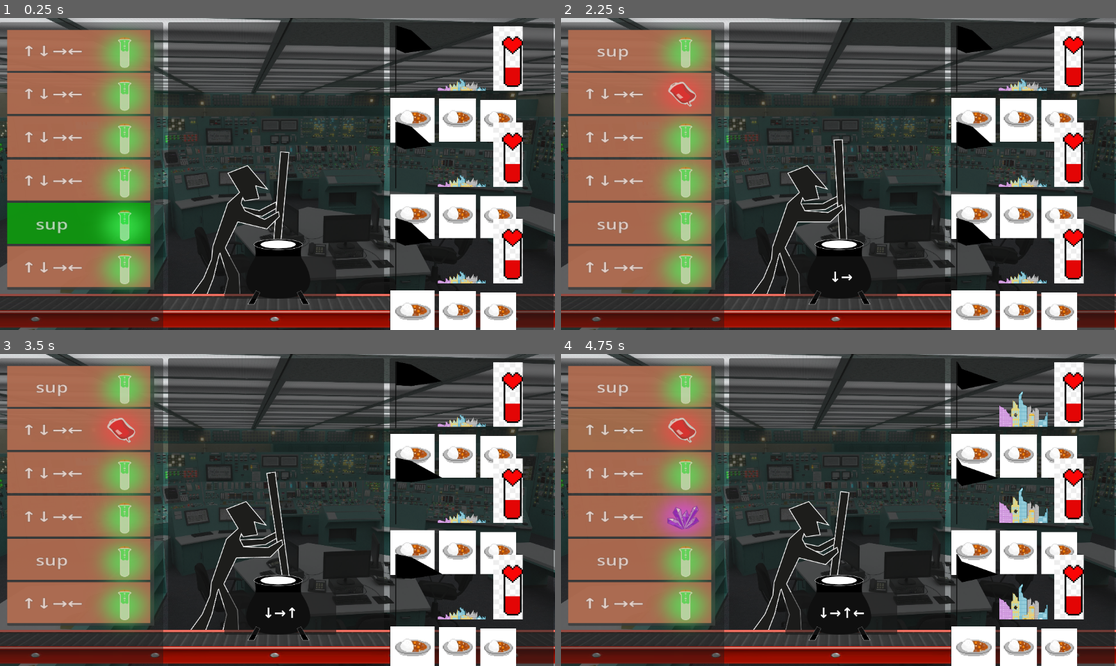
Above: before the commit, frames 1-4 (two rows, left to right).
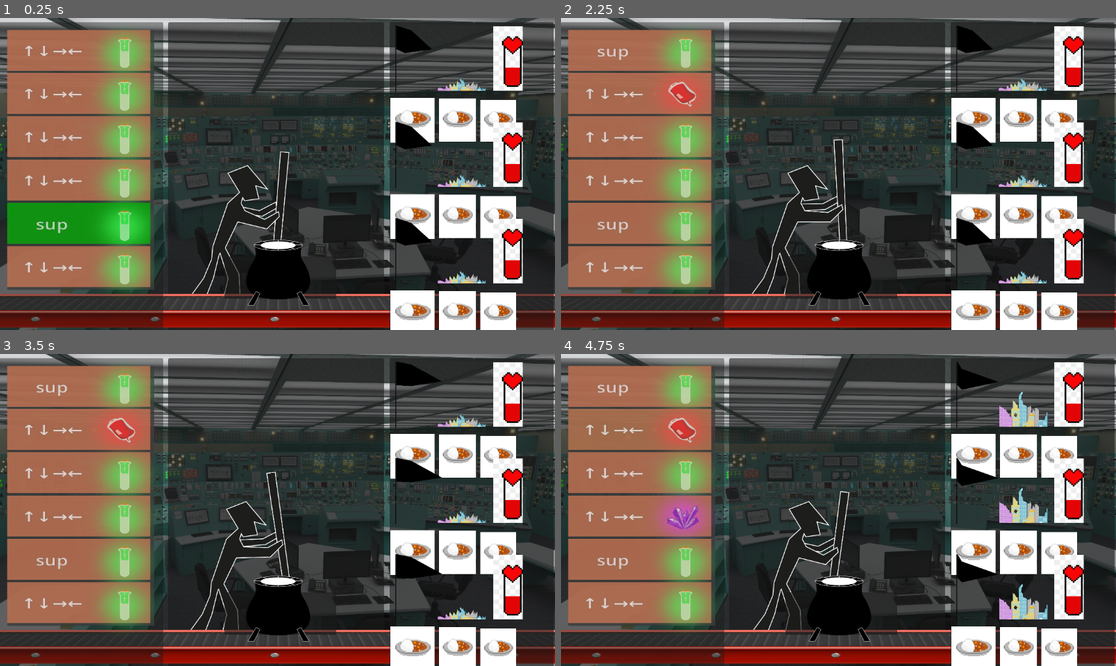
Above: after the commit, the same moments.

Repository: MelissaEPFL/OrbitalGameJam2025
Game: Godot game, scene res://main.tscn
Same seed, same stepped clock (60 frames per second), same inputs: the game is played once before the commit and once after it.
Inputs:
- Up to frame 1 (0.25 s): no input
- Up to frame 2 (2.25 s): tap Enter at 0.5, 0.6 s; hold D 0.53-1.28 s; hold S 1.28-2.03 s; tap 1 at 1.35 s; hold D from 2.03 s (still down); tap 2 at 2.1 s
- Up to frame 3 (3.5 s): release D at 2.78 s; hold W from 2.78 s (still down); tap 3 at 2.85 s
- Up to frame 4 (4.75 s): release W at 3.53 s; hold A from 3.53 s (still down); tap 4 at 3.6 s; tap 5 at 4.35 s

The runs differ from the first frame. In frame 1, 0.2% of the frame differs, in the area x 44-56%, y 70-93%; in frame 2, 0.3%; in frame 3, 0.3%; in frame 4, 0.3%.

Commit message:
show ingredients in the center

Diff:
--- a/Game/chaudron.tscn
+++ b/Game/chaudron.tscn
@@ -1,17 +1,32 @@
-[gd_scene load_steps=5 format=3 uid="uid://bcs8y5ylt07we"]
+[gd_scene load_steps=7 format=3 uid="uid://bcs8y5ylt07we"]
 
 [ext_resource type="Script" uid="uid://cau6b0cunnmr4" path="res://chaudron.gd" id="1_ugpeo"]
 [ext_resource type="Texture2D" uid="uid://mafoh57dq207" path="res://assets/Perso-Gome-Jum.png" id="2_g8bqg"]
 
 [sub_resource type="AtlasTexture" id="AtlasTexture_tirl1"]
 atlas = ExtResource("2_g8bqg")
-region = Rect2(0, 813, 557, 798)
+region = Rect2(0, 15, 557, 798)
 
 [sub_resource type="SpriteFrames" id="SpriteFrames_tirl1"]
 animations = [{
 "frames": [{
 "duration": 1.0,
 "texture": SubResource("AtlasTexture_tirl1")
+}],
+"loop": true,
+"name": &"default",
+"speed": 5.0
+}]
+
+[sub_resource type="AtlasTexture" id="AtlasTexture_g8bqg"]
+atlas = ExtResource("2_g8bqg")
+region = Rect2(557, 15, 557, 798)
+
+[sub_resource type="SpriteFrames" id="SpriteFrames_e00ng"]
+animations = [{
+"frames": [{
+"duration": 1.0,
+"texture": SubResource("AtlasTexture_g8bqg")
 }],
 "loop": true,
 "name": &"default",
@@ -28,7 +43,20 @@
 scale = Vector2(0.582298, 0.582298)
 sprite_frames = SubResource("SpriteFrames_tirl1")
 
+[node name="AnimatedSprite2D" type="AnimatedSprite2D" parent="Groupe_chaudrons"]
+z_index = -1
+position = Vector2(-425, 331)
+scale = Vector2(0.582298, 0.582298)
+sprite_frames = SubResource("SpriteFrames_e00ng")
+
 [node name="Chaudrons2" type="AnimatedSprite2D" parent="Groupe_chaudrons"]
+z_index = 1
 position = Vector2(233, 330.457)
 scale = Vector2(0.582298, 0.582298)
 sprite_frames = SubResource("SpriteFrames_tirl1")
+
+[node name="AnimatedSprite2D2" type="AnimatedSprite2D" parent="Groupe_chaudrons"]
+z_index = -1
+position = Vector2(234, 331)
+scale = Vector2(0.582298, 0.582298)
+sprite_frames = SubResource("SpriteFrames_e00ng")
--- /dev/null
+++ b/Game/grid_container.gd
@@ -0,0 +1,34 @@
+extends GridContainer
+
+var nbr_ingr:int = 4
+
+#children ingredients
+@onready var ingr1 = $Ingredient1
+@onready var ingr2 = $Ingredient2
+@onready var ingr3 = $Ingredient3
+@onready var ingr4 = $Ingredient4
+
+# Array to store the state of each ingredient
+var ingredient_states:Array = ["empty", "empty","empty","empty"]
+var ingredients:Array = [ingr1,ingr2,ingr3,ingr4]
+
+func _ready():
+	# Initialize empty ingredients
+	for i in range(nbr_ingr):
+		ingredients[i].play("empty")
+
+# Update a specific ingredient in the grid
+func update_ingredient(fleches:String, ingredient_index: int):
+
+	#find first empty slot
+	for i in range(nbr_ingr):
+		if ingredient_states[i] == "empty":
+			#update correct sprite
+			var new_sprite:String = "sprite_" + str(ingredient_index)
+			ingredients[i].play(new_sprite)
+			return
+
+func reset_grid(target:int):
+		# Initialize empty ingredients
+	for i in range(nbr_ingr):
+		ingredients[i].play("empty")
--- /dev/null
+++ b/Game/ingredient.tscn
@@ -0,0 +1,97 @@
+[gd_scene load_steps=11 format=3 uid="uid://d14hw6ksoqh0n"]
+
+[ext_resource type="Texture2D" uid="uid://cafm4fkdvkbji" path="res://assets/les 6 éléments.png" id="1_11e83"]
+[ext_resource type="Texture2D" uid="uid://mafoh57dq207" path="res://assets/Perso-Gome-Jum.png" id="1_762re"]
+
+[sub_resource type="AtlasTexture" id="AtlasTexture_ngxxb"]
+atlas = ExtResource("1_762re")
+region = Rect2(1114, 0, 557, 801)
+
+[sub_resource type="AtlasTexture" id="AtlasTexture_762re"]
+atlas = ExtResource("1_11e83")
+region = Rect2(0, 0, 324, 337)
+
+[sub_resource type="AtlasTexture" id="AtlasTexture_u8g6t"]
+atlas = ExtResource("1_11e83")
+region = Rect2(324, 0, 324, 337)
+
+[sub_resource type="AtlasTexture" id="AtlasTexture_veaxr"]
+atlas = ExtResource("1_11e83")
+region = Rect2(648, 0, 324, 337)
+
+[sub_resource type="AtlasTexture" id="AtlasTexture_n8app"]
+atlas = ExtResource("1_11e83")
+region = Rect2(972, 0, 324, 337)
+
+[sub_resource type="AtlasTexture" id="AtlasTexture_luq5u"]
+atlas = ExtResource("1_11e83")
+region = Rect2(1296, 0, 324, 337)
+
+[sub_resource type="AtlasTexture" id="AtlasTexture_21dxx"]
+atlas = ExtResource("1_11e83")
+region = Rect2(1620, 0, 324, 337)
+
+[sub_resource type="SpriteFrames" id="SpriteFrames_ngxxb"]
+animations = [{
+"frames": [{
+"duration": 1.0,
+"texture": SubResource("AtlasTexture_ngxxb")
+}],
+"loop": true,
+"name": &"empty",
+"speed": 5.0
+}, {
+"frames": [{
+"duration": 1.0,
+"texture": SubResource("AtlasTexture_762re")
+}],
+"loop": true,
+"name": &"sprite_0",
+"speed": 5.0
+}, {
+"frames": [{
+"duration": 1.0,
+"texture": SubResource("AtlasTexture_u8g6t")
+}],
+"loop": true,
+"name": &"sprite_1",
+"speed": 5.0
+}, {
+"frames": [{
+"duration": 1.0,
+"texture": SubResource("AtlasTexture_veaxr")
+}],
+"loop": true,
+"name": &"sprite_2",
+"speed": 5.0
+}, {
+"frames": [{
+"duration": 1.0,
+"texture": SubResource("AtlasTexture_n8app")
+}],
+"loop": true,
+"name": &"sprite_3",
+"speed": 5.0
+}, {
+"frames": [{
+"duration": 1.0,
+"texture": SubResource("AtlasTexture_luq5u")
+}],
+"loop": true,
+"name": &"sprite_4",
+"speed": 5.0
+}, {
+"frames": [{
+"duration": 1.0,
+"texture": SubResource("AtlasTexture_21dxx")
+}],
+"loop": true,
+"name": &"sprite_5",
+"speed": 5.0
+}]
+
+[node name="Ingredient" type="Node2D"]
+
+[node name="ingredient_sprite" type="AnimatedSprite2D" parent="."]
+sprite_frames = SubResource("SpriteFrames_ngxxb")
+animation = &"empty"
--- a/Game/martin.gd
+++ b/Game/martin.gd
@@ -22,7 +22,7 @@
 			play_animation_once("failure")
 
 
-func _on_success():
+func _on_success(no_one_cares:int):
 	current_state = State.PARTYING
 
 func _on_failure():
Not shown, added: Game/grid_container.gd.uid
